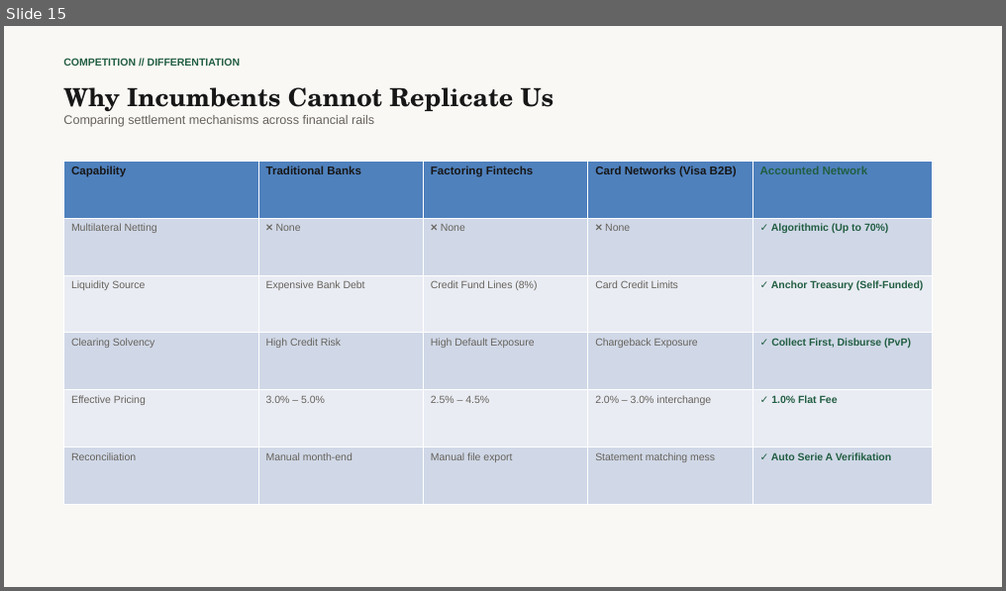
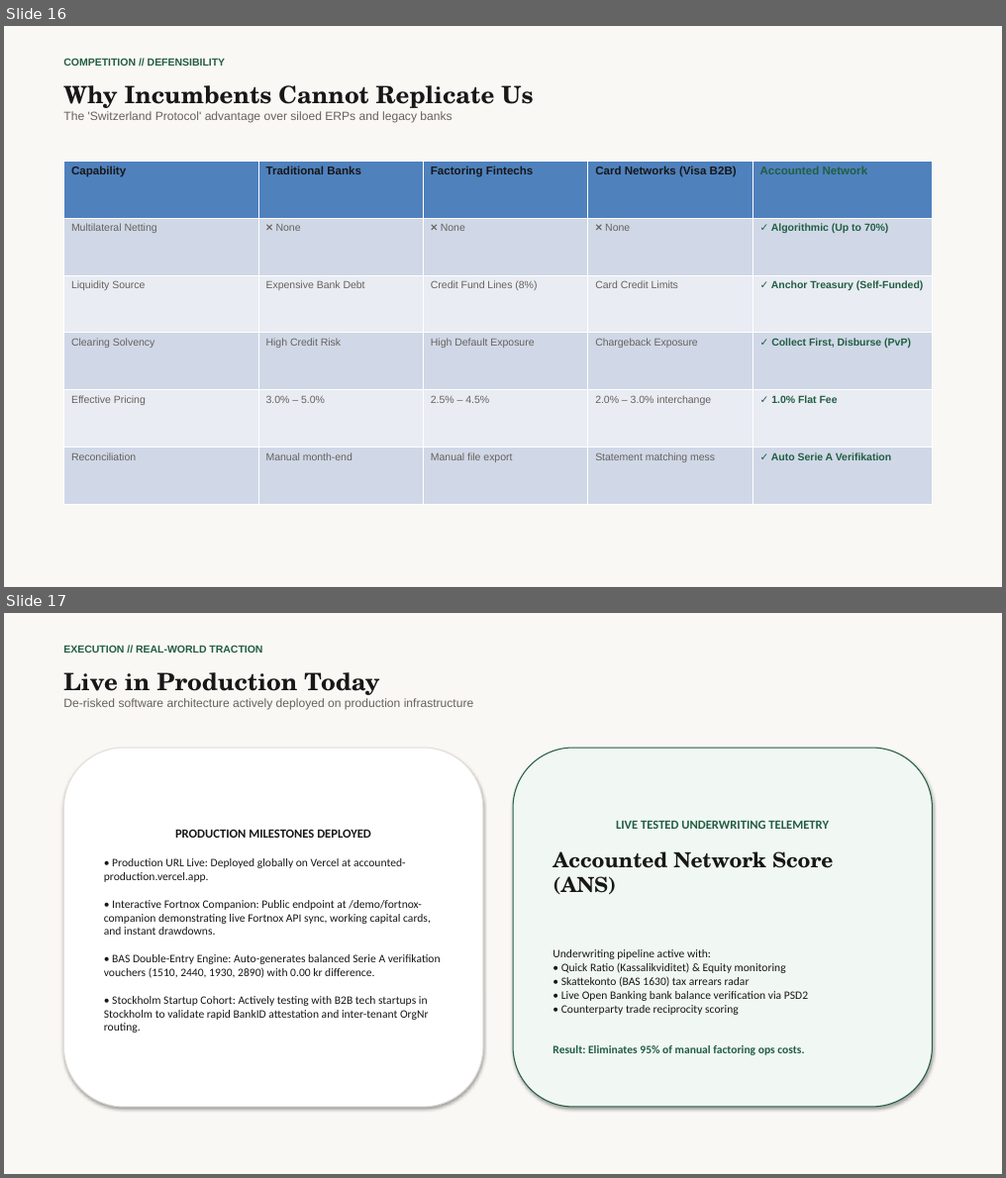
Before and after one commit to howieaccounted/accounted, a slide deck: public/docs/accounted_network_pitch_deck.pptx. Shown one above the other, each under a label of ours: slide 15 before the commit, slides 16 and 17 after it. The pictures are 1006x591 and 1006x1178 pixels, drawn with LibreOffice and Linux fonts; fonts in the diff are those of the drawing. Boxes give left, top, right and bottom in pixels: in the first picture for what was removed or moved away, otherwise in the second. Text is boxed around its words. In the diff, an @@ line names an element or a change of style, - is before the commit and + after.

```diff
--- a/public/docs/accounted_network_pitch_deck.pptx
+++ b/public/docs/accounted_network_pitch_deck.pptx
@@ slide 17 added at box(4, 613, 1002, 1174), background #FFFFFF @@
@@ rectangle added at box(4, 613, 1002, 1174), fill #FAF8F5 @@
@@ text added at box(63, 645, 262, 653), 10 pt, text #225E42, bold @@
+EXECUTION // REAL-WORLD TRACTION
@@ text added at box(63, 672, 474, 710), 11.5 pt, text #66625C @@
+Live in Production Today
+De-risked software architecture actively deployed on production infrastructure
@@ rounded rectangle added at box(63, 748, 483, 1107), fill #FFFFFF, outline #E4E0D8 1 pt, 11 pt, text #171717 @@
+PRODUCTION MILESTONES DEPLOYED
+• Production URL Live: Deployed globally on Vercel at accounted-production.vercel.app.
+• Interactive Fortnox Companion: Public endpoint at /demo/fortnox-companion demonstrating live Fortnox API sync, working capital cards, and instant drawdowns.
+• BAS Double-Entry Engine: Auto-generates balanced Serie A verifikation vouchers (1510, 2440, 1930, 2890) with 0.00 kr difference.
+• Stockholm Startup Cohort: Actively testing with B2B tech startups in Stockholm to validate rapid BankID attestation and inter-tenant OrgNr routing.
@@ rounded rectangle added at box(513, 748, 933, 1107), fill #F1F7F3, outline #225E42 1 pt, 11 pt, text #171717 @@
+LIVE TESTED UNDERWRITING TELEMETRY
+Accounted Network Score (ANS)
+Underwriting pipeline active with:
+• Quick Ratio (Kassalikviditet) & Equity monitoring
+• Skattekonto (BAS 1630) tax arrears radar
+• Live Open Banking bank balance verification via PSD2
+• Counterparty trade reciprocity scoring
+Result: Eliminates 95% of manual factoring ops costs.
@@ what was slide 15 is now slide 16 @@
@@ slide 16 changed as well @@
@@ text at box(63, 58, 225, 66): text changed @@
-COMPETITION // DIFFERENTIATION
+COMPETITION // DEFENSIBILITY
@@ text at box(63, 111, 451, 123): text changed; size 12 to 11.5 pt @@
-Comparing settlement mechanisms across financial rails
+The 'Switzerland Protocol' advantage over siloed ERPs and legacy banks
@@ text at box(63, 85, 533, 108): size 24 to 23 pt in "Why Incumbents Cannot Replicate Us" @@
```
Also in this commit, not shown: 14 other slides changed, 2 other slides added, 1 slide removed, 2 other files.
